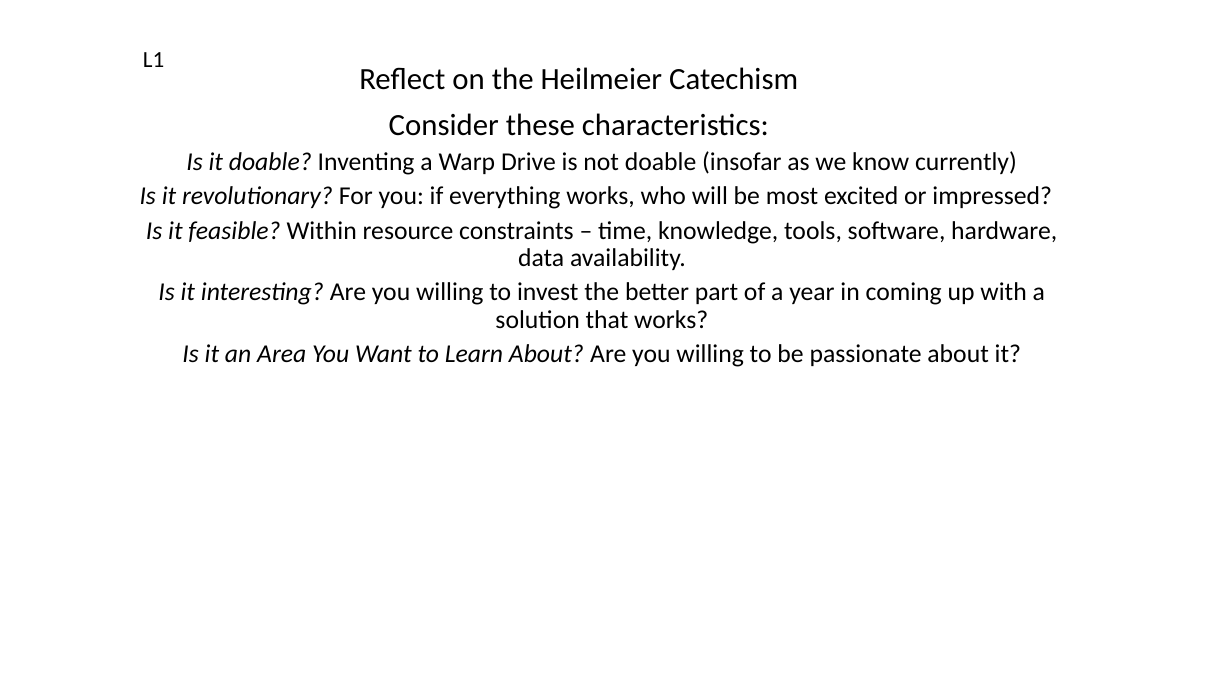
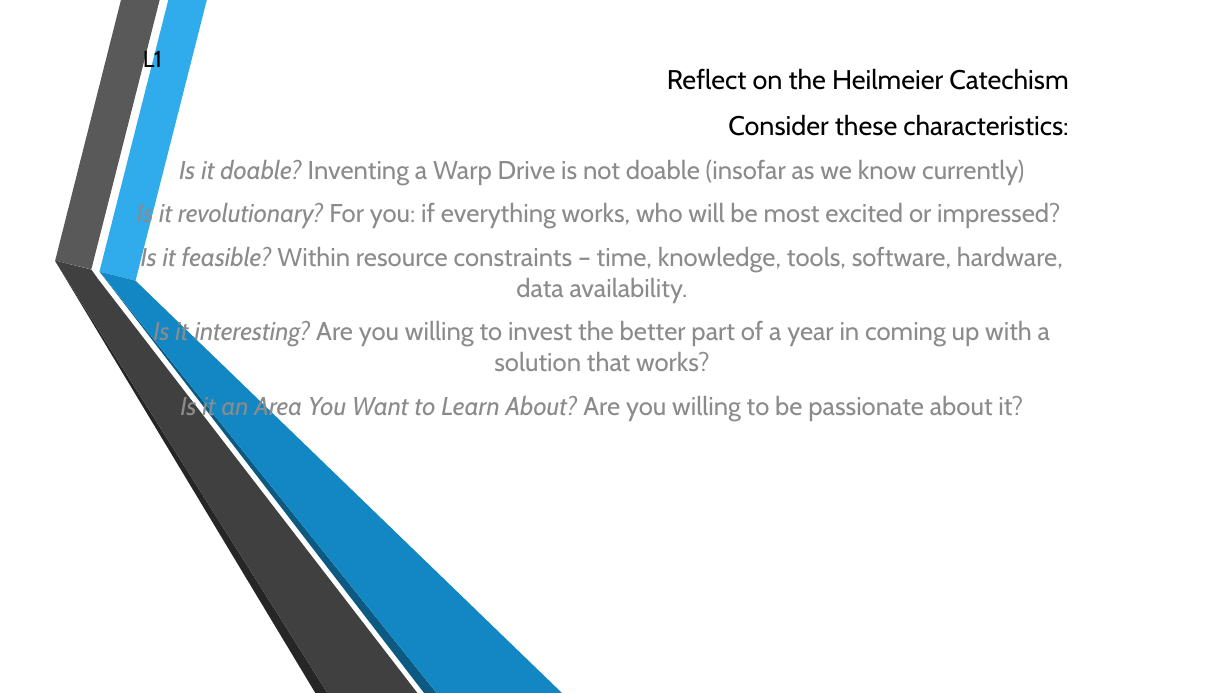
Before and after one commit to ADA-GWU/guidedresearchproject-aliasgerovs, a slide deck: slide 3 of presentations/Final_Presentation.pptx (slide 1 before the commit). Drawn at 1232x693 pixels with LibreOffice and Linux fonts; fonts in the diff are those of the drawing; background and template pictures are left out. Boxes give left, top, right and bottom in pixels: in the first picture for what was removed or moved away, otherwise in the second. Text is boxed around its words. In the diff, an @@ line names an element or a change of style, - is before the commit and + after.

```diff
--- a/presentations/Final_Presentation.pptx
+++ b/presentations/Final_Presentation.pptx
@@ subtitle "Reflect on the Heilmeier Catechism" at (x1=137, y1=68, x2=1068, y2=421): size 24 to 21 pt in "Reflect on the Heilmeier Catechism", "Consider these characteristics:"; font Calibri to Cabin; text colour #000000 to #8C8C8C in "Is it doable? Inventing a Warp Drive ...", "Is it revolutionary? For you: if everything ...", "Is it feasible? Within resource constraints – ...", "Is it interesting? Are you willing to ..." and 1 more places; alignment centre to right; line spacing 0.9 to 1; more space between paragraphs @@
@@ text "L1" at (x1=143, y1=47, x2=162, y2=73): font Calibri to Cabin @@
@@ group added at (x1=55, y1=0, x2=563, y2=693): 6 freeform shapes @@
```
Also in this commit, not shown: 2 other slides changed, 3 slides added, 1 slide removed.
